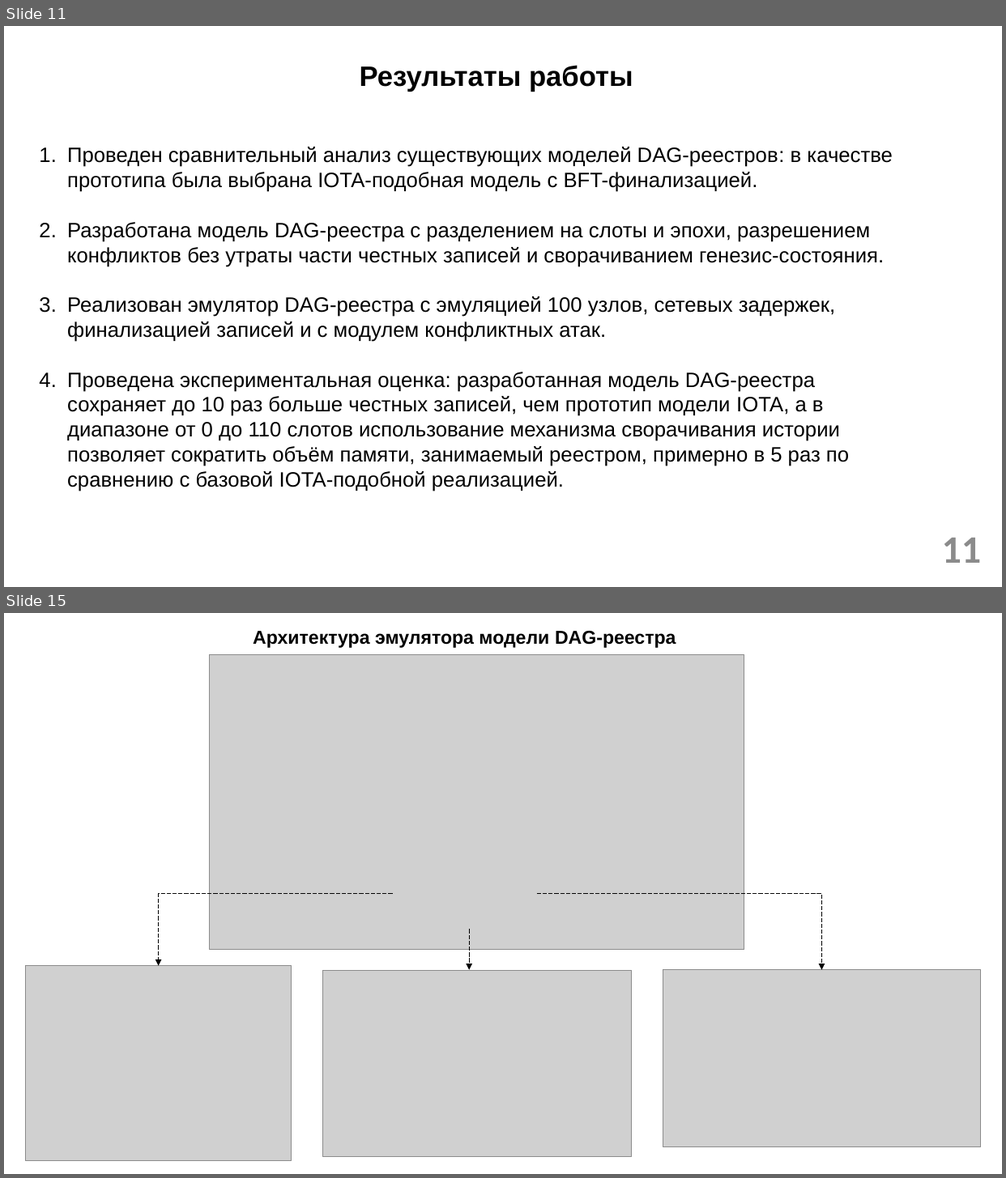
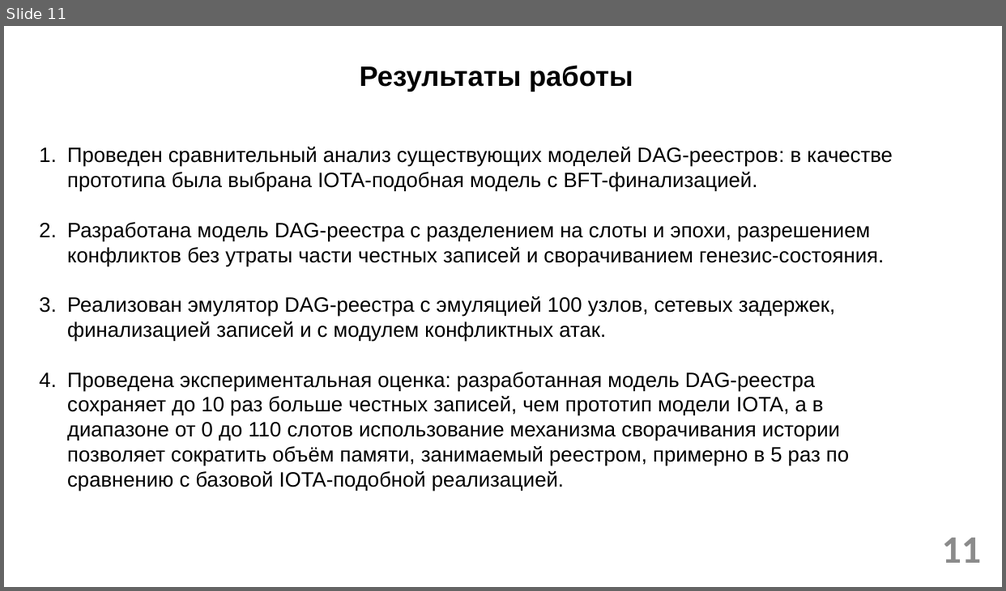
Before and after one commit to ub3r123/My_model, a slide deck: Презентация1.pptx. Shown one above the other, each under a label of ours: slides 11 and 15 before the commit, slide 11 after it; the slides between them are not shown. The pictures are 1006x1178 and 1006x591 pixels, drawn with LibreOffice and Linux fonts; fonts in the diff are those of the drawing; grey boxes stand for pictures; background and template pictures are left out. Boxes give left, top, right and bottom in pixels: in the first picture for what was removed or moved away, otherwise in the second. Text is boxed around its words. In the diff, an @@ line names an element or a change of style, - is before the commit and + after.

```diff
--- a/Презентация1.pptx
+++ b/Презентация1.pptx
@@ slide 15 removed at [4,613,1002,1174], background #FFFFFF @@
@@ text removed at [253,631,676,648] @@
-Архитектура эмулятора модели DAG-реестра
@@ picture removed at [209,655,744,950] @@
@@ elbow arrow removed from (393, 894) to (158, 965) @@
@@ elbow arrow removed from (537, 894) to (822, 970) @@
@@ arrow removed from (469, 930) to (469, 970) @@
@@ picture removed at [26,965,292,1161] @@
@@ picture removed at [323,971,632,1157] @@
@@ picture removed at [663,970,980,1148] @@
```
Also in this commit, not shown: 3 other slides removed, 1 other file.
